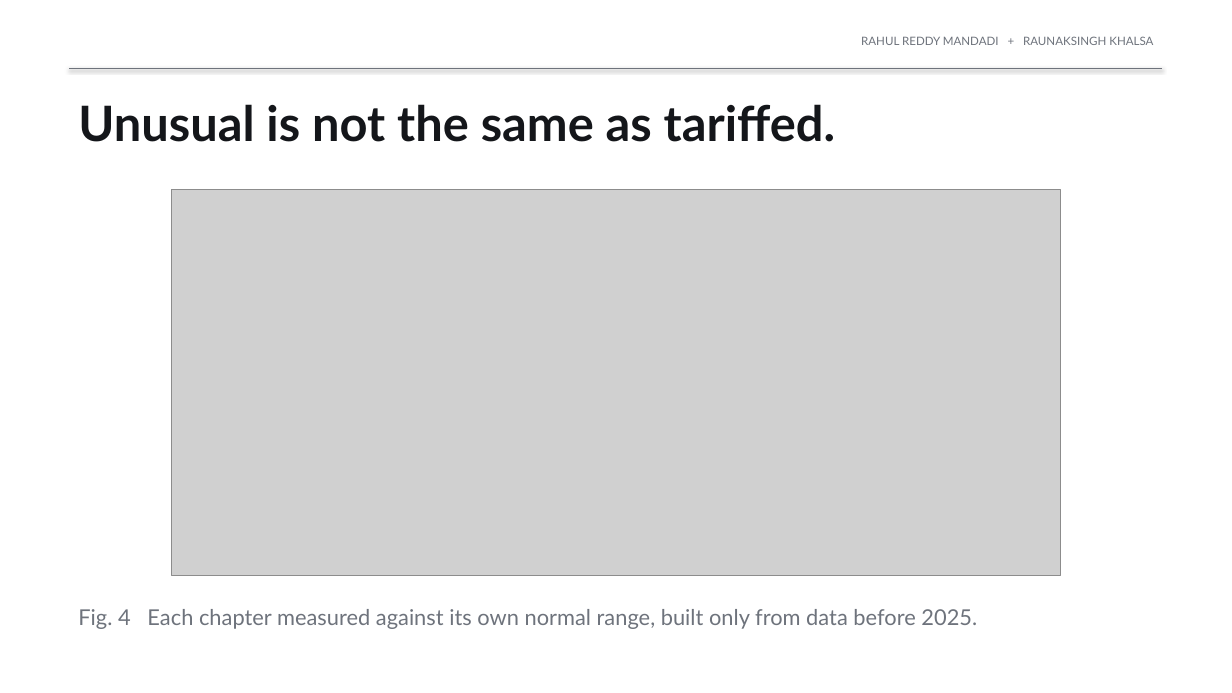
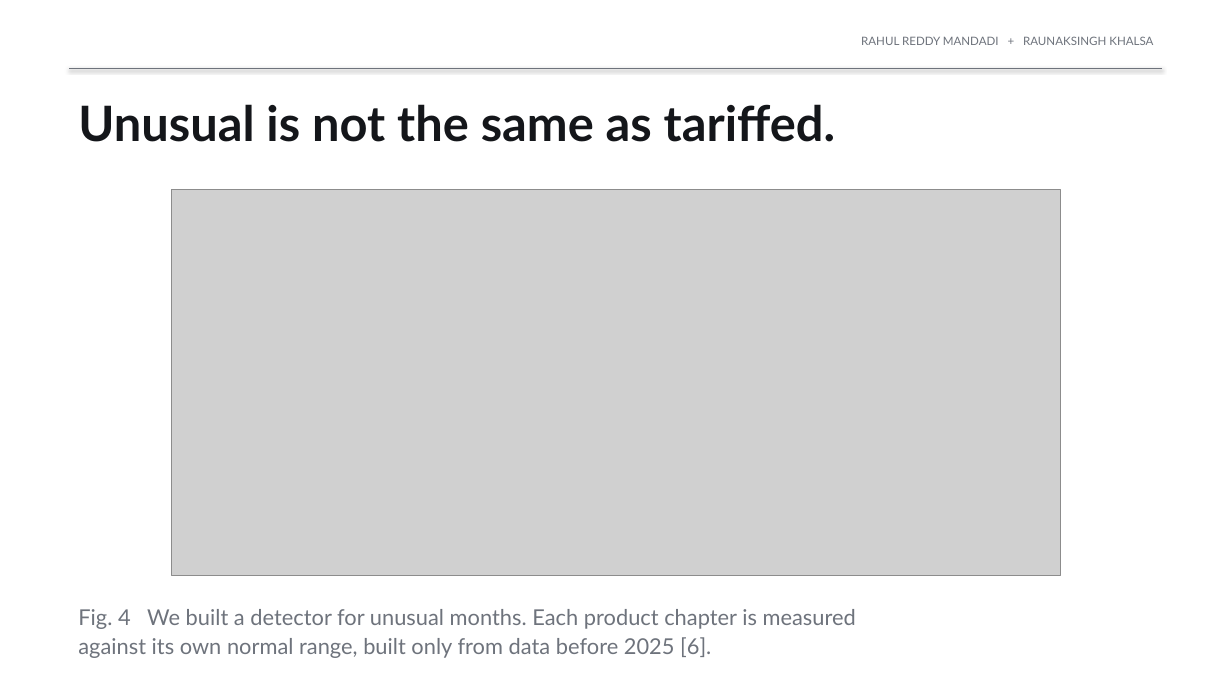
Before and after one commit to rahul-mandadi/tariff-rush, a slide deck: slide 6 of slides/Mandadi_Khalsa_Presentation1.pptx. Drawn at 1232x693 pixels with LibreOffice and Linux fonts; fonts in the diff are those of the drawing; grey boxes stand for pictures. Boxes give left, top, right and bottom in pixels: in the first picture for what was removed or moved away, otherwise in the second. Text is boxed around its words. In the diff, an @@ line names an element or a change of style, - is before the commit and + after.

```diff
--- a/slides/Mandadi_Khalsa_Presentation1.pptx
+++ b/slides/Mandadi_Khalsa_Presentation1.pptx
@@ text at [78,609,856,658]: text changed @@
-Fig. 4 Each chapter measured against its own normal range, built only from data before 2025.
+Fig. 4 We built a detector for unusual months. Each product chapter is measured
+against its own normal range, built only from data before 2025 [6].
```
Also in this commit, not shown: 8 other slides changed, 3 other files.
